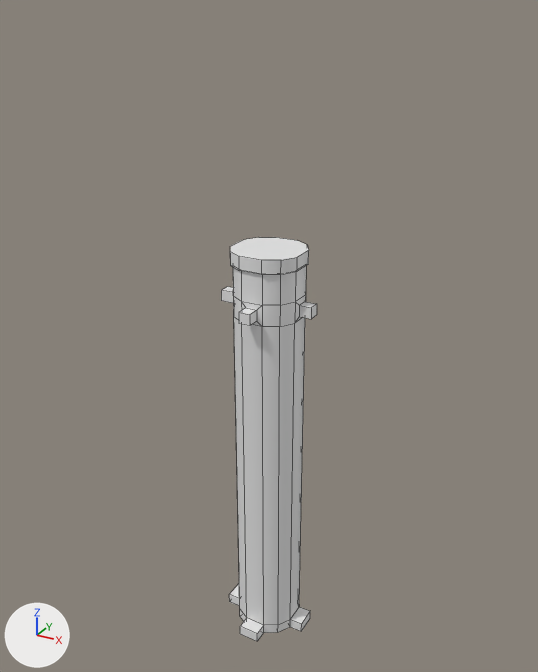
The Blender file Assets/Models/new_rocket.blend, before and after one commit.
Both versions are drawn from a 50 mm camera at (10.79, -19.63, 12.83) aimed at (-0.23, 0.41, 2.81). Every picture has the same lights, and +X, +Y and +Z are marked at lower left. Mesh edges are drawn as thin lines.

The first picture shows 'rocket_body'.
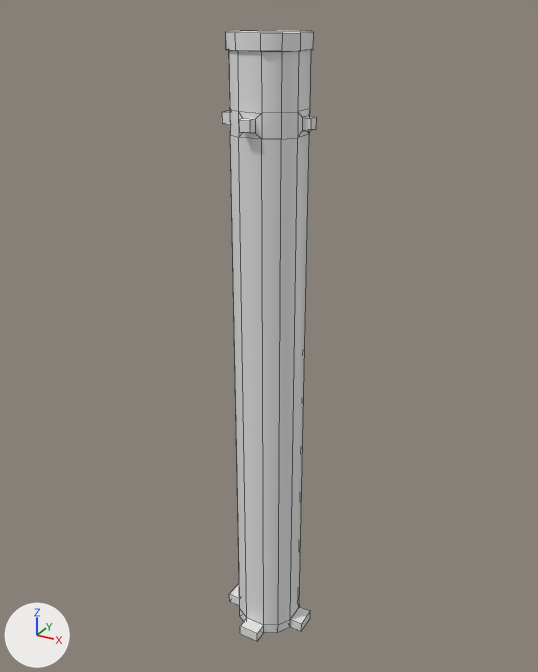
Where the change shows, as pixel boxes (x1, y1, x2, y2) in the pictures (538 x 672 px; the box of a moved part takes in the faces that stretch with it):
'rocket_body', reshaped (51% taller): before (221, 237, 317, 641); after (222, 30, 316, 641)
part 1 of me_cube_003, moved or reshaped: before (221, 237, 317, 591); after (222, 30, 316, 591)

The change, as a diff of the scene's bpy script:
```diff
--- a/Assets/Models/new_rocket.blend.py
+++ b/Assets/Models/new_rocket.blend.py
@@ me_cube_003 @@
 # used by ob_rocket_body; location = (0.0, 0.0, 0.0); rotation_euler = (1.571, 0.0, 0.0), in degrees (90, 0, 0)
-me_cube_003.from_pydata(...)  # 144 vertices, 134 faces; spans x -1.69..1.59, y -8.66..6.0, z -1.59..1.59
+me_cube_003.from_pydata(...)  # 144 vertices, 134 faces; spans x -1.58..1.59, y -8.66..12.24, z -1.59..1.59
+# me_cube_003 part 1: 92 of 144 vertices moved; they spanned x -1.69..1.59, y 3.83..6.0, z -1.59..1.59 and now span x -1.51..1.42, y 9.49..12.24, z -1.42..1.42; mean shift (0.0, 5.89, 0.0); largest move (-0.83, 5.55, 0.83) -> (-0.83, 11.79, 0.83)
```
